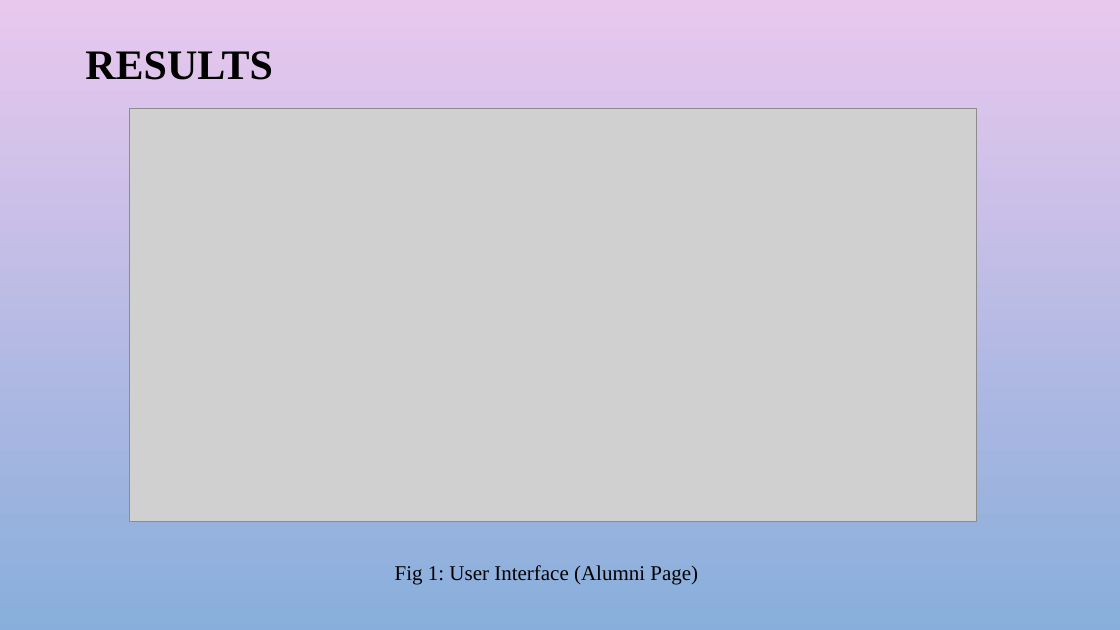
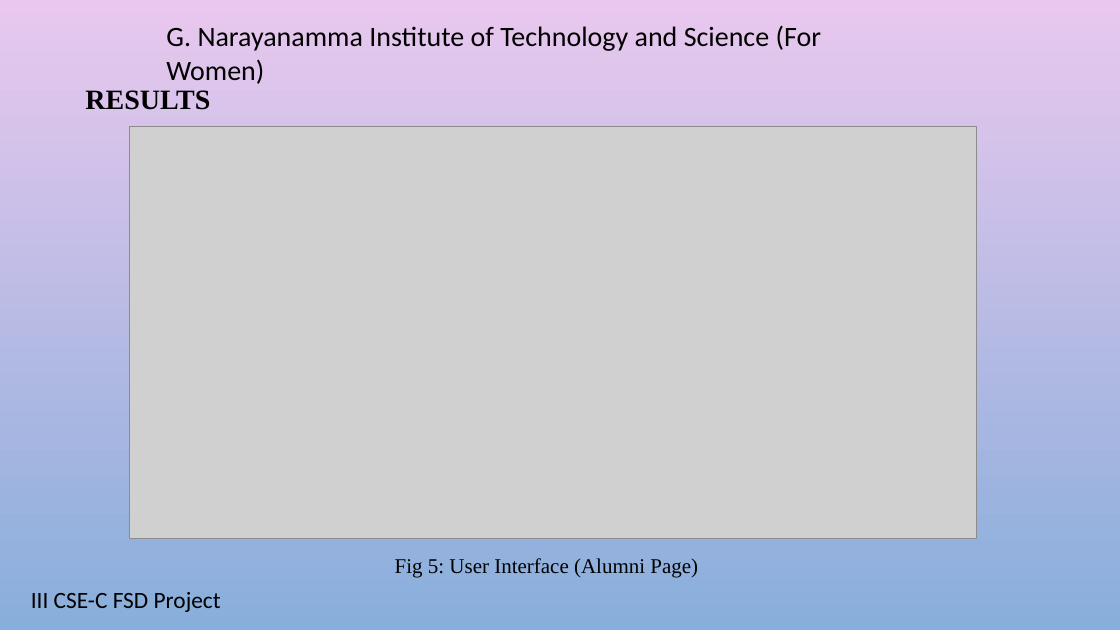
Before and after one commit to AkhilaS17/PlacePrepPortal, a slide deck: slide 9 of Placeprep.pptx. Drawn at 1120x630 pixels with LibreOffice and Linux fonts; fonts in the diff are those of the drawing; grey boxes stand for pictures; background and template pictures are left out. Boxes give left, top, right and bottom in pixels: in the first picture for what was removed or moved away, otherwise in the second. Text is boxed around its words. In the diff, an @@ line names an element or a change of style, - is before the commit and + after.

```diff
--- a/Placeprep.pptx
+++ b/Placeprep.pptx
@@ text added at box(166, 25, 821, 84), 24 pt, text #000000 @@
+G. Narayanamma Institute of Technology and Science (For Women)
@@ title "RESULTS": place and size @@
-title "RESULTS" at box(85, 51, 272, 80)
+title "RESULTS" at box(85, 90, 210, 110)
@@ title "RESULTS" at box(85, 90, 210, 110): size 36 to 24 pt @@
@@ picture: place and size @@
-picture at box(129, 109, 976, 523)
+picture at box(129, 126, 976, 539)
@@ text at box(395, 558, 698, 577): text changed @@
-Fig 1: User Interface (Alumni Page)
+Fig 5: User Interface (Alumni Page)
@@ text added at box(31, 592, 221, 612), 20 pt, text #000000 @@
+III CSE-C FSD Project
```
Also in this commit, not shown: 12 other slides changed.
